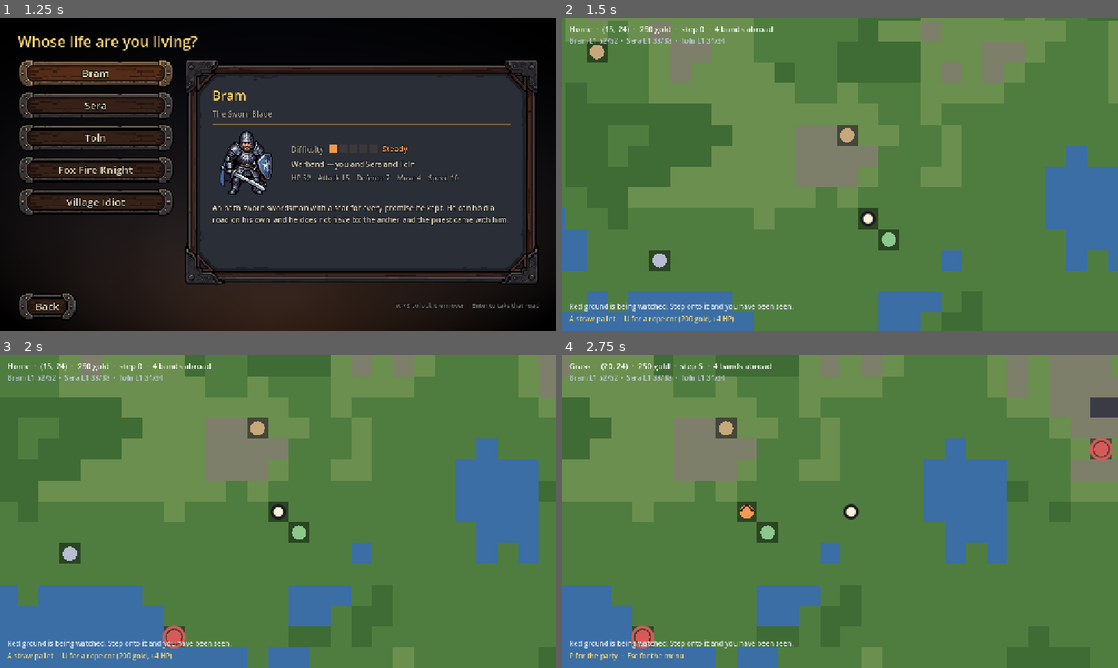
Above: before the commit, frames 1-4 (two rows, left to right).
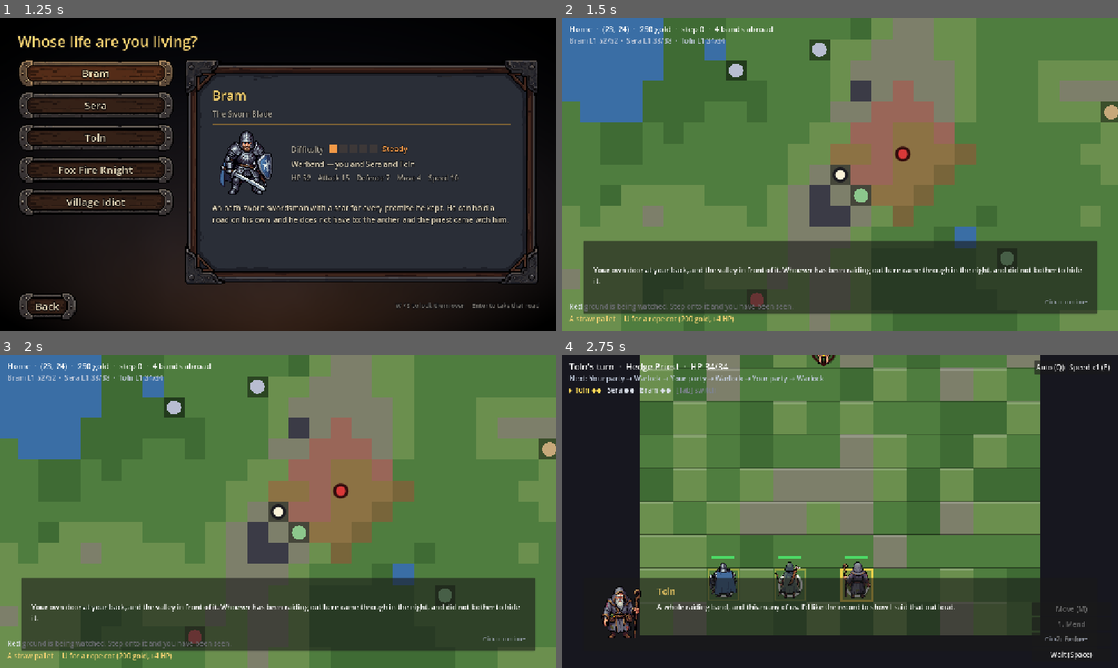
Above: after the commit, the same moments.

Repository: DougieWilDaBeast/earth-kings
Game: Godot game, scene res://src/main.tscn
Same seed, same stepped clock (60 frames per second), same inputs: the game is played once before the commit and once after it.
Inputs (mouse positions are in pixels of both pictures, inside the frame that each line leads up to):
- Up to frame 1 (1.25 s): click "New Game" at 0.5 s
- Up to frame 2 (1.5 s): click "Bram" at 1.25 s
- Up to frame 3 (2 s): no input
- Up to frame 4 (2.75 s): tap Enter (ui_accept) at 2, 2.27 s; move the mouse to (962, 495) at 2.02 s; hold D (move_right) from 2.03 s (still down); hold Q (battle_auto) from 2.03 s (still down); click (962, 495) at 2.17 s

Frame 1 is identical in both runs. In frame 2, 72% of the frame differs, in the area x 0-100%, y 0-100%; in frame 3, 73%; in frame 4, 81%.

Commit message:
updates for audit

Diff:
--- a/data/dialogue/prologue.json
+++ b/data/dialogue/prologue.json
@@ -5,9 +5,9 @@
 		"Toln": "toln"
 	},
 	"lines": [
-		{ "speaker": "", "text": "The ford is low enough to cross. Whoever has been raiding the valley came through here, and did not bother to hide it." },
-		{ "who": "sera", "speaker": "Sera", "text": "Tracks on the far bank. Two days old, and heavy \u2014 they were carrying somebody's winter out." },
-		{ "who": "bram", "speaker": "Bram", "text": "Then we follow them. The pass first." },
+		{ "speaker": "", "text": "Your own door at your back, and the valley in front of it. Whoever has been raiding out here came through in the night, and did not bother to hide it." },
+		{ "who": "sera", "speaker": "Sera", "text": "Tracks on the road out. Two days old, and heavy \u2014 they were carrying somebody's winter out." },
+		{ "who": "bram", "speaker": "Bram", "text": "Then we follow them, as far as it goes." },
 		{ "who": "toln", "speaker": "Toln", "text": "A whole raiding band, and this many of us. I'd like the record to show I said that out loud." }
 	]
 }
--- a/data/units.json
+++ b/data/units.json
@@ -543,35 +543,5 @@
 		"kind": "beast",
 		"color": "#a8465a",
 		"sprite_dir": "res://art/units/blood_mosquito/idle"
-	},
-	"castellan": {
-		"display_name": "Castellan",
-		"job": "Magic Swordsman",
-		"max_hp": 54,
-		"attack": 16,
-		"defense": 8,
-		"move": 4,
-		"jump": 2,
-		"speed": 11,
-		"abilities": ["strike", "ember"],
-		"classes": ["magic_swordsman", "sworn_blade"],
-		"kind": "soldier",
-		"color": "#6f6a8c",
-		"sprite_dir": "res://art/units/magic_swordsman/idle"
-	},
-	"innkeeper": {
-		"display_name": "Innkeep",
-		"job": "Wildling",
-		"max_hp": 70,
-		"attack": 14,
-		"defense": 9,
-		"move": 3,
-		"jump": 1,
-		"speed": 8,
-		"abilities": ["strike"],
-		"classes": ["wildling", "sworn_blade"],
-		"kind": "wild",
-		"color": "#8a6a4a",
-		"sprite_dir": "res://art/units/club_ogre/idle"
 	}
 }
--- a/src/autoload/game_state.gd
+++ b/src/autoload/game_state.gd
@@ -32,6 +32,9 @@
 var talks: Dictionary = {}
 ## Errands taken and not yet settled (see [Errand]).
 var errands: Array = []
+## What the fight being walked into will settle on the way back, if it is won.
+## Deliberately not saved: a battle abandoned mid-fight is simply never settled.
+var pending_outcome: Dictionary = {}
 
 
 func _ready() -> void:
--- a/src/autoload/music.gd
+++ b/src/autoload/music.gd
@@ -7,6 +7,14 @@
 
 const SILENT_DB := -80.0
 const DEFAULT_FADE := 1.4
+## Its own bus, so the player's volume and the crossfade never fight over the
+## same number.
+const BUS := "Music"
+const SETTINGS_PATH := "user://settings.cfg"
+
+## 0.0 - 1.0, what the player set. Mute is kept separate so it can be undone.
+var volume: float = 0.8
+var muted: bool = false
 
 var _players: Array[AudioStreamPlayer] = []
 var _active := 0
@@ -23,11 +31,59 @@
 	# Music should carry on over a paused game and through scene swaps.
 	process_mode = Node.PROCESS_MODE_ALWAYS
 	_rng.randomize()
+	_ensure_bus()
+	_load_settings()
 	for _i in 2:
 		var player := AudioStreamPlayer.new()
+		player.bus = BUS
 		player.volume_db = SILENT_DB
 		add_child(player)
 		_players.append(player)
+
+
+func set_volume(level: float) -> void:
+	volume = clampf(level, 0.0, 1.0)
+	_apply_settings()
+	_save_settings()
+
+
+func set_muted(silent: bool) -> void:
+	muted = silent
+	_apply_settings()
+	_save_settings()
+
+
+func _ensure_bus() -> void:
+	if AudioServer.get_bus_index(BUS) != -1:
+		return
+	var index := AudioServer.bus_count
+	AudioServer.add_bus(index)
+	AudioServer.set_bus_name(index, BUS)
+	AudioServer.set_bus_send(index, "Master")
+
+
+func _apply_settings() -> void:
+	var index := AudioServer.get_bus_index(BUS)
+	if index == -1:
+		return
+	AudioServer.set_bus_volume_db(index, linear_to_db(maxf(volume, 0.0001)))
+	AudioServer.set_bus_mute(index, muted or volume <= 0.0)
+
+
+func _load_settings() -> void:
+	var config := ConfigFile.new()
+	if config.load(SETTINGS_PATH) == OK:
+		volume = clampf(float(config.get_value("audio", "music_volume", volume)), 0.0, 1.0)
+		muted = bool(config.get_value("audio", "music_muted", muted))
+	_apply_settings()
+
+
+func _save_settings() -> void:
+	var config := ConfigFile.new()
+	config.load(SETTINGS_PATH)
+	config.set_value("audio", "music_volume", volume)
+	config.set_value("audio", "music_muted", muted)
+	config.save(SETTINGS_PATH)
 
 
 ## Play whatever `data/music.json` gives this scene key (silence if nothing).
--- a/src/chronicle/encounter.gd
+++ b/src/chronicle/encounter.gd
@@ -14,6 +14,10 @@
 const SPAWN_CLEARANCE := 10
 ## Give up looking for somewhere to put a band after this many tries.
 const SPAWN_ATTEMPTS := 40
+## How far off the opening band is put: near enough that the first fight is a
+## short walk, far enough that it is still walked into rather than sprung.
+const OPENING_NEAR := 4
+const OPENING_FAR := 6
 
 
 ## Odds of meeting something on this tile, 0.0–1.0.
@@ -144,6 +148,27 @@
 	return _build(world, band.cell, WILD, enemies, rng, "%s has seen you." % band.label())
 
 
+## A run that opens on an empty country teaches nothing about the country. One
+## band is put down inside the normal clearance so the road out has something
+## on it from the first minute.
+static func first_blood(world: World, rng: RandomNumberGenerator) -> void:
+	var candidates: Array[Vector2i] = []
+	for y in range(-OPENING_FAR, OPENING_FAR + 1):
+		for x in range(-OPENING_FAR, OPENING_FAR + 1):
+			var cell := world.player_cell + Vector2i(x, y)
+			var reach := Pathfinder.distance(cell, world.player_cell)
+			if reach < OPENING_NEAR or reach > OPENING_FAR:
+				continue
+			if not world.is_walkable(cell) or world.site_at(cell) != null:
+				continue
+			if world.distance_to_haven(cell) <= 2:
+				continue
+			candidates.append(cell)
+	if candidates.is_empty():
+		return
+	world.prowlers.append(_band_at(world, candidates[rng.randi() % candidates.size()], rng))
+
+
 static func _can_camp_at(world: World, cell: Vector2i) -> bool:
 	if not world.is_walkable(cell) or world.site_at(cell) != null:
 		return false
--- a/src/ui/character_select.gd
+++ b/src/ui/character_select.gd
@@ -87,7 +87,7 @@
 
 
 func _begin(hero_id: String) -> void:
-	GameState.new_game(0, hero_id)
+	GameState.new_game(randi(), hero_id)
 	EventBus.request_scene.emit("world", {})
 
 
--- a/src/ui/system_menu.gd
+++ b/src/ui/system_menu.gd
@@ -5,6 +5,8 @@
 @onready var _root: Control = %Root
 @onready var _load_button: Button = %LoadButton
 @onready var _status: Label = %StatusLabel
+@onready var _mute_button: Button = %MuteButton
+@onready var _music_slider: HSlider = %MusicSlider
 
 
 func _ready() -> void:
@@ -18,10 +20,16 @@
 	title_button.pressed.connect(_on_title_pressed)
 	var close_button: Button = %CloseButton
 	close_button.pressed.connect(close)
+	_music_slider.value = Music.volume
+	_music_slider.value_changed.connect(func(level: float) -> void: Music.set_volume(level))
+	_mute_button.button_pressed = Music.muted
+	_mute_button.toggled.connect(_on_mute_toggled)
+	_on_mute_toggled(Music.muted)
 
 
 func open() -> void:
-	_status.text = ""
+	# The seed lives here so a world worth replaying can be written down.
+	_status.text = "World seed %d" % GameState.world.world_seed if GameState.world != null else ""
 	_load_button.disabled = not GameState.has_save()
 	_root.show()
 
@@ -51,9 +59,14 @@
 		_status.text = "No save to load."
 		return
 	close()
-	EventBus.request_scene.emit("overworld", {})
+	EventBus.request_scene.emit("world", {})
 
 
 func _on_title_pressed() -> void:
 	close()
 	EventBus.request_scene.emit("title", {})
+
+
+func _on_mute_toggled(silent: bool) -> void:
+	_mute_button.text = "Music: off" if silent else "Music"
+	Music.set_muted(silent)
--- a/src/ui/system_menu.tscn
+++ b/src/ui/system_menu.tscn
@@ -26,9 +26,9 @@
 anchor_right = 0.5
 anchor_bottom = 0.5
 offset_left = -150.0
-offset_top = -170.0
+offset_top = -190.0
 offset_right = 150.0
-offset_bottom = 170.0
+offset_bottom = 190.0
 grow_horizontal = 2
 grow_vertical = 2
 
@@ -58,6 +58,23 @@
 unique_name_in_owner = true
 text = "Return to Title"
 
+[node name="MusicRow" type="HBoxContainer" parent="Root/Panel/Margin/Items"]
+theme_override_constants/separation = 8
+
+[node name="MuteButton" type="Button" parent="Root/Panel/Margin/Items/MusicRow"]
+unique_name_in_owner = true
+toggle_mode = true
+text = "Music"
+
+[node name="MusicSlider" type="HSlider" parent="Root/Panel/Margin/Items/MusicRow"]
+unique_name_in_owner = true
+layout_mode = 2
+size_flags_horizontal = 3
+size_flags_vertical = 4
+max_value = 1.0
+step = 0.05
+value = 0.8
+
 [node name="CloseButton" type="Button" parent="Root/Panel/Margin/Items"]
 unique_name_in_owner = true
 text = "Close"
--- a/src/world/world_scene.gd
+++ b/src/world/world_scene.gd
@@ -34,7 +34,7 @@
 var boot_payload: Dictionary = {}
 
 @onready var _map: Node2D = $Map
-@onready var _camera: Camera2D = $Camera2D
+@onready var _camera: CameraRig = $Camera2D
 @onready var _place: Label = %PlaceLabel
 @onready var _party: Label = %PartyLabel
 @onready var _log: Label = %LogLabel
@@ -54,9 +54,12 @@
 func _ready() -> void:
 	world = GameState.world
 	Encounter.restock(world, world.rng)
+	if world.steps == 0:
+		Encounter.first_blood(world, world.rng)
 	_map.draw.connect(_draw_world)
 	_map.queue_redraw()
-	_centre_camera()
+	_camera.frame(Rect2(Vector2.ZERO, Vector2(world.size) * CELL))
+	_centre_camera(true)
 	_refresh()
 
 	if GameState.has_flag("last_victory"):
@@ -64,11 +67,16 @@
 		# Coming through a fight together is worth something to the people who did.
 		Banter.shared(GameState.party_characters(), int(Banter.rules().get("bond_per_battle", 1)))
 		_talk(Banter.AFTER_BATTLE, true)
+	_settle_up(GameState.has_flag("last_victory"))
 	if not GameState.has_flag("seen:watched_ground"):
 		GameState.set_flag("seen:watched_ground")
 		_note("Red ground is being watched. Step onto it and you have been seen.")
 	GameState.set_flag("last_victory", false)
 	_check_party()
+
+	if world.steps == 0 and not GameState.has_flag("seen:prologue"):
+		GameState.set_flag("seen:prologue")
+		EventBus.dialogue_requested.emit("prologue")
 
 
 func _process(delta: float) -> void:
@@ -153,10 +161,64 @@
 	_begin_battle(Encounter.for_band(world, band, GameState.party_characters(), world.rng))
 
 
-func _begin_battle(meeting: Dictionary) -> void:
+func _begin_battle(meeting: Dictionary, outcome: Dictionary = {}) -> void:
 	_busy = true
+	GameState.pending_outcome = outcome
 	_note(meeting["title"])
 	EventBus.request_scene.emit("battle", {"encounter": meeting, "return_scene": "world"})
+
+
+## Nothing a fight was worth is handed over until the fight has been won. The
+## scene swap is deferred, so anything written here rather than after the call
+## to [method _begin_battle] would otherwise be paid out win or lose.
+func _settle_up(won: bool) -> void:
+	var outcome := GameState.pending_outcome
+	GameState.pending_outcome = {}
+	if outcome.is_empty():
+		return
+	if not won:
+		_note(str(outcome.get("lost", "You came away with nothing.")))
+		return
+
+	var party := GameState.party_characters()
+	var cell: Vector2i = outcome.get("cell", world.player_cell)
+	var site := world.site_at(cell)
+	match str(outcome.get("kind", "")):
+		"gate":
+			if site == null:
+				return
+			world.close_gate(site)
+			for line: String in Spoils.for_gate(world, site, party):
+				_note(line)
+		"tower":
+			world.tower_floor = int(outcome.get("floor", world.tower_floor))
+			for line: String in Spoils.for_tower_floor(world, world.tower_floor, party):
+				_note(line)
+			if world.tower_is_topped() and not world.tower_topped:
+				world.tower_topped = true
+				Renown.record(
+					world, Renown.TOWER_TOPPED, cell,
+					int(Renown.rules().get("tower_topped", 8)), "somebody reached the top of the Tower"
+				)
+				_note("There are no more floors above you.")
+		"siege":
+			if site == null:
+				return
+			for line: String in Town.save(site, world):
+				_note(line)
+		"raid":
+			if site == null:
+				return
+			for line: String in Town.raid(site, world, GameState.roster):
+				_note(line)
+		"captive":
+			var freed := GameState.roster.by_id(str(outcome.get("character", "")))
+			if freed == null:
+				return
+			Captivity.free_by_force(freed, GameState.roster)
+			_note("%s walks out with you." % freed.display_name)
+	_map.queue_redraw()
+	_refresh()
 
 
 # --- places -------------------------------------------------------------------
@@ -272,11 +334,11 @@
 
 	var party := GameState.party_characters()
 	_note("%s stands open." % site.label())
-	_begin_battle(Encounter.for_gate(world, site, 0, true, party, world.rng))
-	# Shutting a gate is permanent; nothing behind it comes back.
-	world.close_gate(site)
-	for line: String in Spoils.for_gate(world, site, party):
-		_note(line)
+	# Shutting a gate is permanent, so it only shuts if you walk back out of it.
+	_begin_battle(
+		Encounter.for_gate(world, site, 0, true, party, world.rng),
+		{"kind": "gate", "cell": site.cell, "lost": "%s is still standing open." % site.display_name}
+	)
 
 
 func _climb(site: Site) -> void:
@@ -286,18 +348,13 @@
 
 	var next_floor := world.tower_floor + 1
 	_note("The Tower opens onto floor %d of %d." % [next_floor, world.tower_floors()])
-	world.tower_floor = next_floor
-	_begin_battle(Encounter.for_tower(world, site, next_floor, GameState.party_characters(), world.rng))
-	for line: String in Spoils.for_tower_floor(world, next_floor, GameState.party_characters()):
-		_note(line)
-
-	if world.tower_is_topped():
-		world.tower_topped = true
-		Renown.record(
-			world, Renown.TOWER_TOPPED, site.cell,
-			int(Renown.rules().get("tower_topped", 8)), "somebody reached the top of the Tower"
-		)
-		_note("There are no more floors above you.")
+	_begin_battle(
+		Encounter.for_tower(world, site, next_floor, GameState.party_characters(), world.rng),
+		{
+			"kind": "tower", "cell": site.cell, "floor": next_floor,
+			"lost": "You come back down to the floor you started on.",
+		}
+	)
 
 
 # --- party --------------------------------------------------------------------
@@ -403,6 +460,10 @@
 func _unhandled_input(event: InputEvent) -> void:
 	if _busy or not event.is_pressed() or event.is_echo() or not event is InputEventKey:
 		return
+	if event.is_action_pressed("ui_cancel"):
+		get_viewport().set_input_as_handled()
+		EventBus.system_menu_requested.emit()
+		return
 	match event.keycode:
 		KEY_P:
 			get_viewport().set_input_as_handled()
@@ -507,10 +568,10 @@
 	if site == null or not Town.is_threatened(site):
 		return
 	_note("You put yourself between %s and the people taking it apart." % site.display_name)
-	_begin_battle(Encounter.for_siege(world, site, GameState.party_characters(), world.rng))
-	for line: String in Town.save(site, world):
-		_note(line)
-	_refresh()
+	_begin_battle(
+		Encounter.for_siege(world, site, GameState.party_characters(), world.rng),
+		{"kind": "siege", "cell": site.cell, "lost": "%s is left to them." % site.display_name}
+	)
 
 
 ## The other thing you can do to a town. It pays better and it costs more.
@@ -522,10 +583,10 @@
 		_note("Somebody is already sacking %s." % site.display_name)
 		return
 	_note("You draw on %s." % site.display_name)
-	_begin_battle(Encounter.for_town_guard(world, site, GameState.party_characters(), world.rng))
-	for line: String in Town.raid(site, world, GameState.roster):
-		_note(line)
-	_refresh()
+	_begin_battle(
+		Encounter.for_town_guard(world, site, GameState.party_characters(), world.rng),
+		{"kind": "raid", "cell": site.cell, "lost": "%s drives you back out." % site.display_name}
+	)
 
 
 ## The board: settle what you have finished, or take what is pinned to it.
@@ -601,18 +662,21 @@
 	var freed := _captive_here
 	var site := world.site_at(world.player_cell)
 	_note("You come for %s the hard way." % freed.display_name)
-	_begin_battle(Encounter.for_captors(world, site, GameState.party_characters(), world.rng))
-	Captivity.free_by_force(freed, GameState.roster)
+	_begin_battle(
+		Encounter.for_captors(world, site, GameState.party_characters(), world.rng),
+		{
+			"kind": "captive", "cell": world.player_cell, "character": freed.id,
+			"lost": "%s is still being held." % freed.display_name,
+		}
+	)
 	_captive_here = null
-	_refresh()
 
 
 # --- presentation -------------------------------------------------------------
 
 
-func _centre_camera() -> void:
-	_camera.position = Vector2(world.player_cell) * CELL + Vector2.ONE * CELL * 0.5
-	_camera.enabled = true
+func _centre_camera(immediate: bool = false) -> void:
+	_camera.focus_on(Vector2(world.player_cell) * CELL + Vector2.ONE * CELL * 0.5, immediate)
 
 
 ## Two of them say something to each other. On the road it goes up over the
--- a/tests/walk_smoke_test.gd
+++ b/tests/walk_smoke_test.gd
@@ -346,10 +346,21 @@
 		_expect(meeting["kind"] == Encounter.GATE, "the gate started a %s fight" % meeting["kind"])
 		_expect(fight["payload"]["return_scene"] == "world", "a gate fight would not come back to the world")
 		_expect(meeting["enemies"].size() >= 3, "the gate fielded only %d" % meeting["enemies"].size())
-	_expect(not gate.open, "the gate is still open after being entered")
+	_expect(gate.open, "the gate shut before the fight was fought")
+	_expect(GameState.gold == gold_before, "the gate paid out before the fight was fought")
+
+	# Walked out of, it is left exactly as it was found.
+	_scene._settle_up(false)
+	_expect(gate.open and not gate.cleared, "a gate nobody beat still shut itself")
+	_expect(GameState.gold == gold_before, "a gate nobody beat still paid")
+
+	if not _step_onto(gate.cell):
+		return
+	_scene._settle_up(true)
+	_expect(not gate.open, "the gate is still open after being cleared")
 	_expect(gate.cleared, "the gate was not marked cleared")
 	_expect(GameState.gold > gold_before, "clearing a %s-rank gate paid nothing" % gate.rank)
-	print("gate: %s fought and shut, paid %d gold" % [gate.label(), GameState.gold - gold_before])
+	print("gate: %s walked out of once, then shut for %d gold" % [gate.label(), GameState.gold - gold_before])
 
 
 func _check_tower() -> void:
@@ -360,12 +371,15 @@
 	_requests.clear()
 	if not _step_onto(tower.cell):
 		return
-	_expect(world.tower_floor == 1, "climbing did not advance the floor log")
+	_expect(world.tower_floor == 0, "the floor log advanced before the fight was fought")
 
 	var fight := _last_battle_request()
 	_expect(not fight.is_empty(), "the Tower started no fight")
 	if not fight.is_empty():
 		_expect(fight["payload"]["encounter"]["kind"] == Encounter.TOWER, "the Tower fought the wrong thing")
+
+	_scene._settle_up(true)
+	_expect(world.tower_floor == 1, "climbing did not advance the floor log")
 	print("tower: floor %d entered" % world.tower_floor)
 
 
Not shown, changed: docs/03-architecture.md
Not shown, changed: docs/05-roadmap.md
Not shown, changed: docs/06-decisions.md
